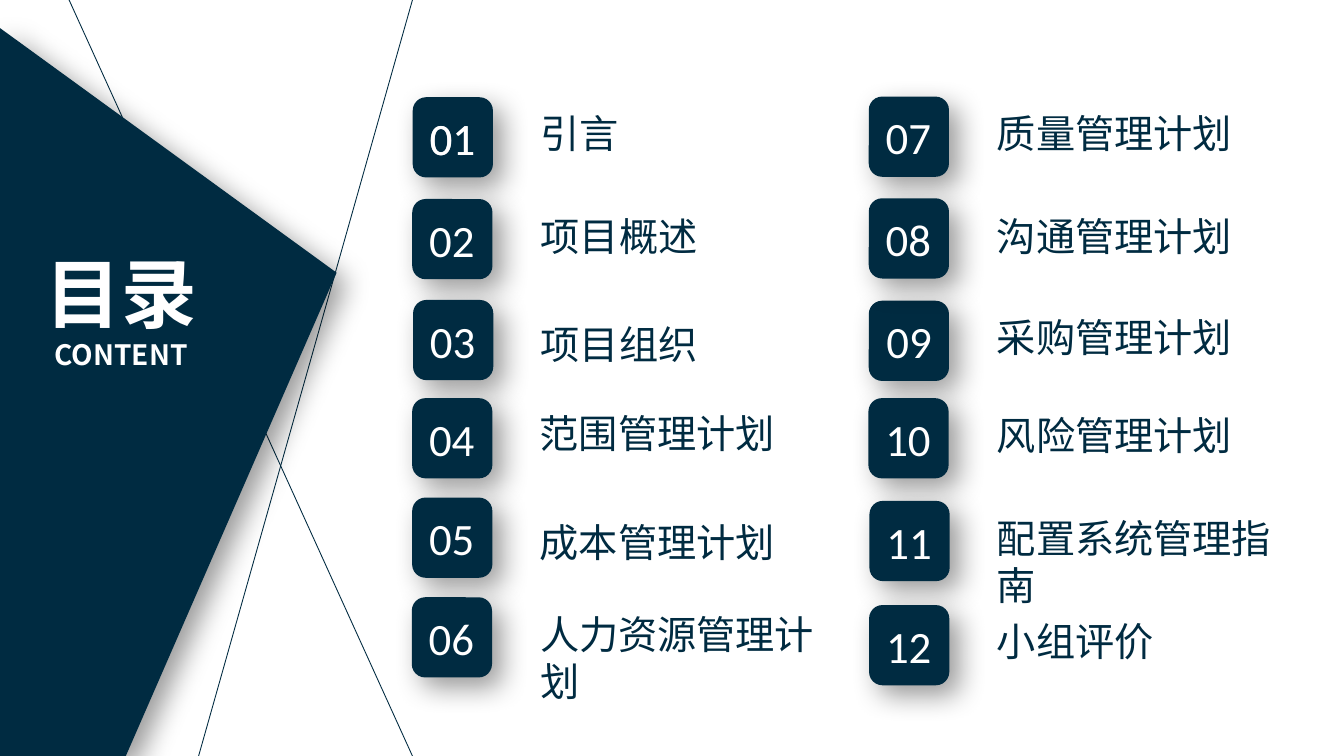
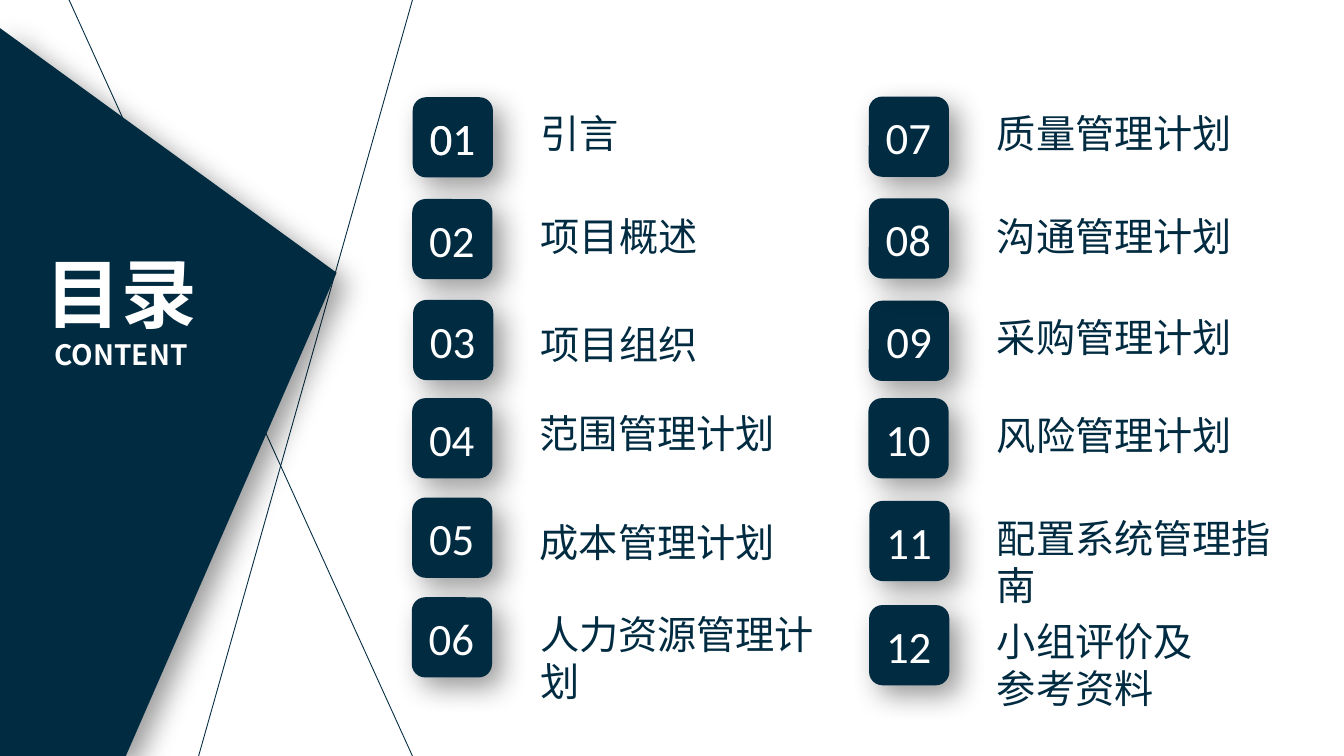
Before and after one commit to PRD2018-G18/PRD2018, a slide deck: slide 3 of 非受控文档/过程文档/需求工程计划/需求工程计划.pptx. Drawn at 1344x756 pixels with LibreOffice and Linux fonts; fonts in the diff are those of the drawing. Boxes give left, top, right and bottom in pixels: in the first picture for what was removed or moved away, otherwise in the second. Text is boxed around its words. In the diff, an @@ line names an element or a change of style, - is before the commit and + after.

```diff
--- a/非受控文档/过程文档/需求工程计划/需求工程计划.pptx
+++ b/非受控文档/过程文档/需求工程计划/需求工程计划.pptx
@@ text at <box>997,623,1193,706</box>: text changed @@
-小组评价
+小组评价及参考资料
```
Also in this commit, not shown: 4 other slides changed, 1 slide added, 6 other files.
